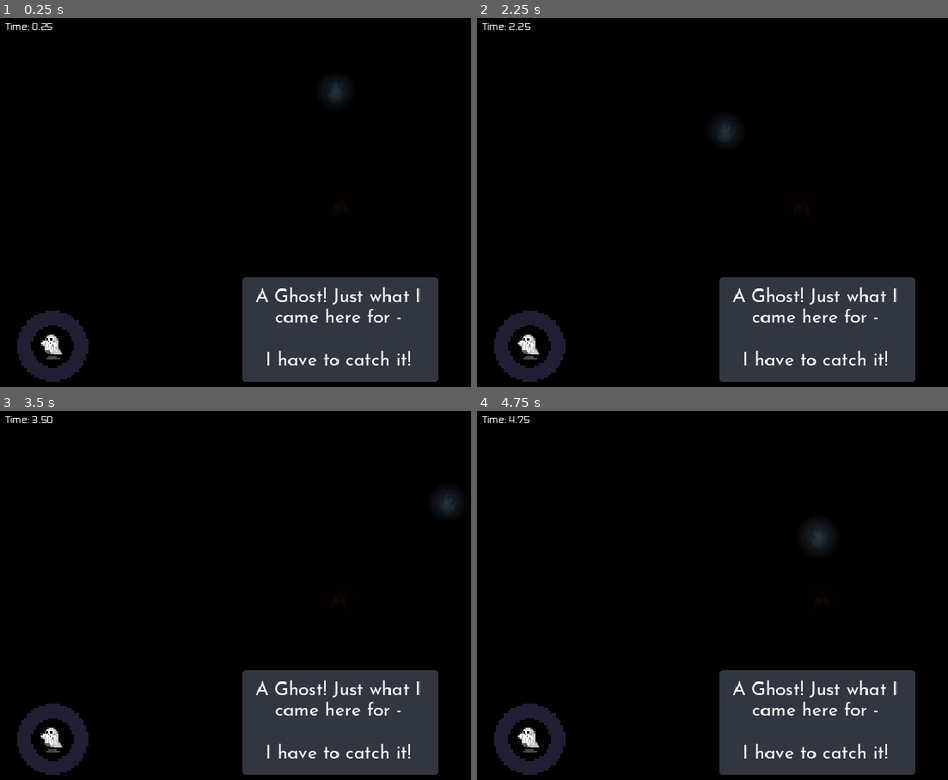
Above: before the commit, frames 1-4 (two rows, left to right).
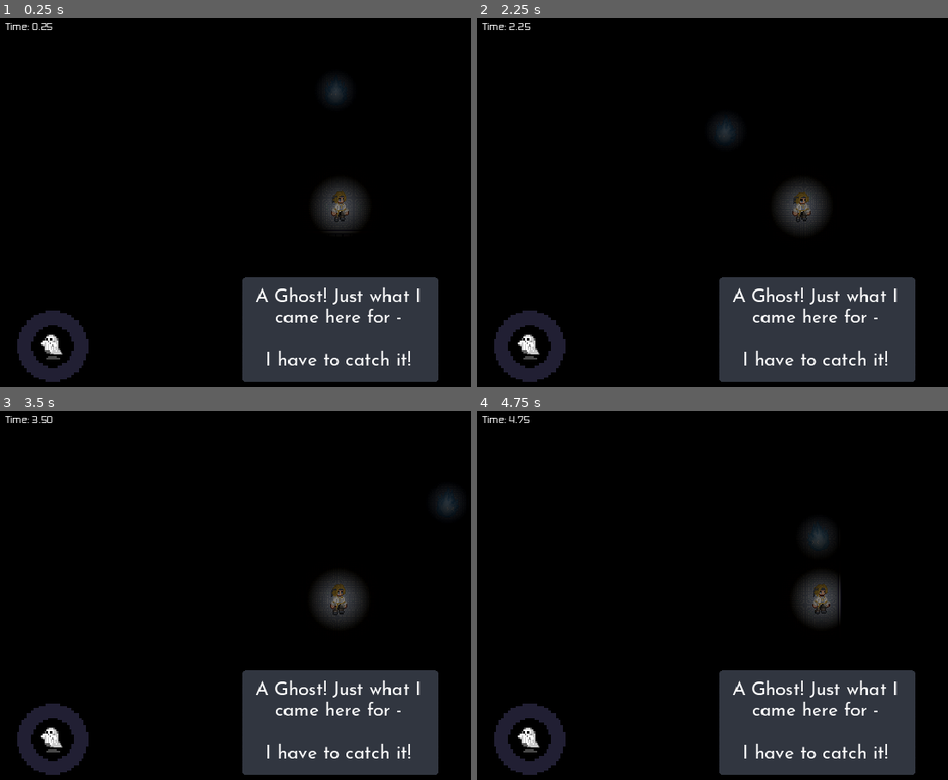
Above: after the commit, the same moments.

Repository: junyynyyn/Summer-Jam-2024
Game: Godot game, scene res://Scenes/Levels/Level1.tscn
Two runs of this game, one before a commit and one after it. Both use one fixed random seed, a clock stepped at 60 frames per second and the inputs below. This scene is started directly instead of the project's main scene.
Inputs (mouse positions are in pixels of both pictures, inside the frame that each line leads up to):
- Up to frame 1 (0.25 s): no input
- Up to frame 2 (2.25 s): tap E at 0.5, 2.1 s; move the mouse to (outside the picture) at 0.52 s; hold D (right) 0.53-1.25 s; tap W (up) at 0.6, 0.77, 1.07 s; click (outside the picture) at 0.67 s; tap Enter at 1.25, 2 s; drag from (679, 224) to (844, 202) at 1.27 s; move the mouse to (886, 121) at 2.02 s; hold A (left) from 2.03 s (still down)
- Up to frame 3 (3.5 s): tap W (up) at 2.3 s; release A (left) at 2.75 s; tap Enter at 2.75 s; drag from (306, 676) to (131, 540) at 2.77 s
- Up to frame 4 (4.75 s): tap Enter at 3.5, 4.25 s; move the mouse to (outside the picture) at 3.52 s; hold D (right) 3.53-4.25 s; tap W (up) at 3.6, 3.77, 4.07 s; drag from (608, 540) to (712, 503) at 4.27 s

The runs differ from the first frame. In frame 1, 1.0% of the frame differs, in the area x 66-78%, y 44-58%; in frame 2, 1.0%; in frame 3, 1.0%; in frame 4, 1.0%.

Commit message:
Added particles to player getting ghosts

Diff:
--- a/UniMelb Game Jam/Scenes/Player/Player.tscn
+++ b/UniMelb Game Jam/Scenes/Player/Player.tscn
@@ -1,8 +1,9 @@
-[gd_scene load_steps=9 format=3 uid="uid://bumy4g8cy1waj"]
+[gd_scene load_steps=11 format=3 uid="uid://bumy4g8cy1waj"]
 
 [ext_resource type="Script" path="res://Scripts/Player/Player.gd" id="1_dn86b"]
 [ext_resource type="Texture2D" uid="uid://clygaf5xsfjun" path="res://Sprites/PlayerIdle.png" id="2_o7wg1"]
 [ext_resource type="Texture2D" uid="uid://bhnnr6hg3dx32" path="res://Sprites/Light.png" id="3_vmks6"]
+[ext_resource type="Shader" path="res://Shader/Glow.gdshader" id="4_b8y0r"]
 
 [sub_resource type="RectangleShape2D" id="RectangleShape2D_4a6i0"]
 
@@ -48,6 +49,15 @@
 "RESET": SubResource("Animation_8qw5v")
 }
 
+[sub_resource type="ShaderMaterial" id="ShaderMaterial_h43va"]
+shader = ExtResource("4_b8y0r")
+shader_parameter/color1 = Color(0.905882, 0.713726, 0.176471, 1)
+shader_parameter/color2 = Color(0.905882, 0.713726, 0.176471, 1)
+shader_parameter/threshold = 0.0
+shader_parameter/intensity = 5.0
+shader_parameter/opacity = 1.0
+shader_parameter/glow_color = Color(0.905882, 0.713726, 0.176471, 1)
+
 [node name="Player" type="CharacterBody2D" groups=["Player"]]
 collision_mask = 44
 script = ExtResource("1_dn86b")
@@ -84,5 +94,39 @@
 texture = ExtResource("3_vmks6")
 texture_scale = 3.0
 
+[node name="PointLight2D2" type="PointLight2D" parent="."]
+energy = 0.5
+texture = ExtResource("3_vmks6")
+
+[node name="Particles" type="Node2D" parent="."]
+
+[node name="EruptionParticles" type="CPUParticles2D" parent="Particles"]
+scale = Vector2(4, 4)
+emitting = false
+amount = 32
+one_shot = true
+emission_shape = 1
+emission_sphere_radius = 5.0
+spread = 180.0
+gravity = Vector2(0, 0)
+radial_accel_min = 40.0
+radial_accel_max = 80.0
+color = Color(0.905882, 0.713726, 0.176471, 1)
+
+[node name="DrawingParticles" type="CPUParticles2D" parent="Particles"]
+modulate = Color(2, 2, 2, 1)
+material = SubResource("ShaderMaterial_h43va")
+scale = Vector2(2, 2)
+emitting = false
+one_shot = true
+local_coords = true
+emission_shape = 1
+emission_sphere_radius = 10.0
+direction = Vector2(0, 0)
+gravity = Vector2(0, 0)
+radial_accel_min = -100.0
+radial_accel_max = -80.0
+color = Color(0.905882, 0.713726, 0.176471, 1)
+
 [connection signal="body_entered" from="GhostCollectionArea" to="." method="_on_ghost_collection_area_body_entered"]
 [connection signal="timeout" from="ReleaseTimer" to="." method="_on_release_timer_timeout"]
--- a/UniMelb Game Jam/Scripts/Player/Player.gd
+++ b/UniMelb Game Jam/Scripts/Player/Player.gd
@@ -42,8 +42,11 @@
 
 	# If ghosts are collected then drag them along with the player
 	if (ghosts_collected):
+		$Particles/DrawingParticles.emitting = true
 		for ghosts in ghosts_collected:
 			ghosts.position = position
+	else:
+		$Particles/DrawingParticles.emitting = false
 
 	if ($GhostCollectionArea.has_overlapping_bodies()):
 		for ghost in $GhostCollectionArea.get_overlapping_bodies():
@@ -79,6 +82,7 @@
 
 # When timer is over release all the ghosts
 func _on_release_timer_timeout():
+	$Particles/EruptionParticles.emitting = true
 	for ghosts in ghosts_collected:
 		ghosts.release()
 	ghosts_collected.clear()
--- /dev/null
+++ b/UniMelb Game Jam/Shader/Glow.gdshader
@@ -0,0 +1,34 @@
+shader_type canvas_item;
+
+uniform vec4 color1 : source_color;
+uniform vec4 color2 : source_color;
+uniform float threshold;
+uniform float intensity;
+uniform float opacity;
+uniform vec4 glow_color : source_color;
+
+void fragment() {
+	// Get the pixel color from the texture
+	vec4 pixel_color = texture(TEXTURE, UV);
+
+	// Calculate the distance between the pixel color and the first source color
+	float distance = length(pixel_color - color1);
+
+	// Calculate the distance between the pixel color and the second source color
+	float distance_second = length(pixel_color - color2);
+
+	// Create a new variable to store the modified glow color
+	vec4 modified_glow_color = glow_color;
+
+	// Set the alpha value of the modified glow color to the specified opacity
+	modified_glow_color.a = opacity;
+
+	// If the distance to either source color is below the threshold, set the output color to a blend of the pixel color and the modified glow color
+	if (distance < threshold || distance_second < threshold) {
+		COLOR = mix(pixel_color, modified_glow_color * intensity, modified_glow_color.a);
+	}
+	// Otherwise, set the output color to the pixel color
+	else {
+		COLOR = pixel_color;
+	}
+}
